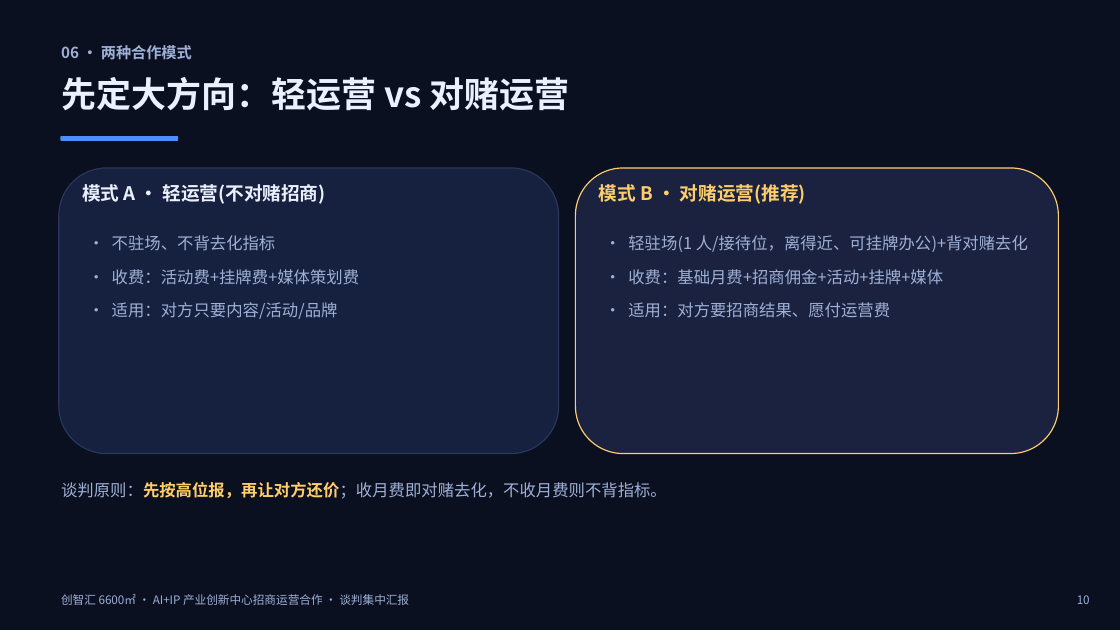
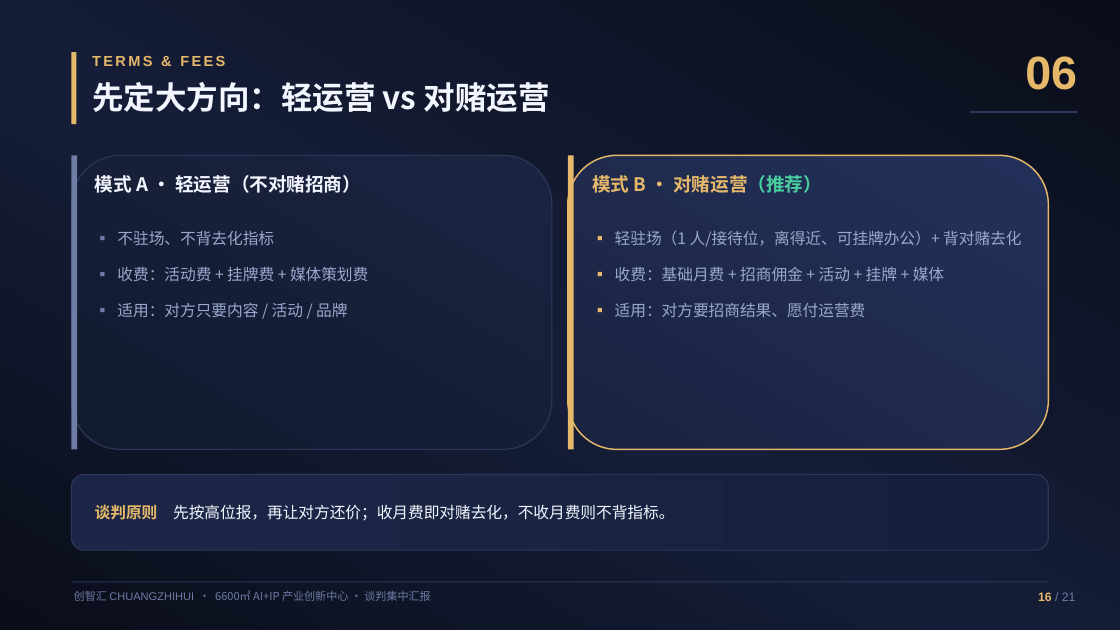
Before and after one commit to hujigang2010-maker/AIDEN, a slide deck: slide 16 of proposal/chuangzhihui-6600-proposal.pptx (slide 10 before the commit). Drawn at 1120x630 pixels with LibreOffice and Linux fonts; fonts in the diff are those of the drawing. Boxes give left, top, right and bottom in pixels: in the first picture for what was removed or moved away, otherwise in the second. Text is boxed around its words. In the diff, an @@ line names an element or a change of style, - is before the commit and + after.

```diff
--- a/proposal/chuangzhihui-6600-proposal.pptx
+++ b/proposal/chuangzhihui-6600-proposal.pptx
@@ rectangle at [0, 0, 1120, 630]: fill #0B1020 to gradient #0A0E1A to #151D38 @@
@@ text removed at [61, 45, 192, 60] @@
-06 · 两种合作模式
@@ rectangle added at [71, 52, 76, 124], fill #E6B86A @@
@@ text added at [92, 56, 225, 66], 12.5 pt, text #E6B86A, bold @@
+TERMS & FEES
@@ text added at [1025, 56, 1077, 90], 40 pt, text #E6B86A, bold @@
+06
@@ text "先定大方向：轻运营 vs 对赌运营": place and size @@
-text "先定大方向：轻运营 vs 对赌运营" at [61, 77, 569, 111]
+text "先定大方向：轻运营 vs 对赌运营" at [92, 82, 550, 112]
@@ text "先定大方向：轻运营 vs 对赌运营" at [92, 82, 550, 112]: size 30 to 27 pt, text colour #EAF0FF to #F3F6FF @@
@@ rectangle added at [970, 111, 1078, 113], fill #2C3759 @@
@@ rounded rectangle removed at [60, 136, 178, 141] @@
@@ rounded rectangle: place and size @@
-rounded rectangle at [59, 168, 559, 454]
+rounded rectangle at [71, 155, 552, 450]
@@ rounded rectangle at [71, 155, 552, 450]: fill #16213F to gradient #1A2340 to #121A30; outline #2A375A 1 pt to #2C3759 1 pt @@
@@ rectangle added at [71, 155, 77, 450], fill #6E7CA6 @@
@@ text at [95, 175, 361, 193]: text changed; text colour #EAF0FF to #F3F6FF @@
-模式 A · 轻运营(不对赌招商)
+模式 A · 轻运营（不对赌招商）
@@ rounded rectangle: place and size @@
-rounded rectangle at [576, 168, 1059, 454]
+rounded rectangle at [568, 155, 1049, 450]
@@ rounded rectangle at [568, 155, 1049, 450]: fill #1A2240 to gradient #23315A to #1A2340; outline #FFCE6B 1 pt to #E6B86A 1.25 pt @@
@@ rectangle added at [568, 155, 574, 450], fill #E6B86A @@
@@ text at [592, 175, 822, 193]: text changed; text colour #FFCE6B to #E6B86A @@
-模式 B · 对赌运营(推荐)
+模式 B · 对赌运营（推荐）
@@ text at [117, 231, 368, 317]: text changed; size 14 to 13.5 pt; text colour #9FB0D6 to #9AA8CC @@
-• 不驻场、不背去化指标
-• 收费：活动费+挂牌费+媒体策划费
-• 适用：对方只要内容/活动/品牌
+▪ 不驻场、不背去化指标
+▪ 收费：活动费 + 挂牌费 + 媒体策划费
+▪ 适用：对方只要内容 / 活动 / 品牌
@@ text at [615, 231, 1021, 317]: text changed; size 14 to 13.5 pt; text colour #9FB0D6 to #9AA8CC @@
-• 轻驻场(1 人/接待位，离得近、可挂牌办公)+背对赌去化
-• 收费：基础月费+招商佣金+活动+挂牌+媒体
-• 适用：对方要招商结果、愿付运营费
+▪ 轻驻场（1 人/接待位，离得近、可挂牌办公）+ 背对赌去化
+▪ 收费：基础月费 + 招商佣金 + 活动 + 挂牌 + 媒体
+▪ 适用：对方要招商结果、愿付运营费
@@ rounded rectangle added at [71, 475, 1049, 550], fill gradient #1C2748 to #16203C, outline #2C3759 1 pt @@
@@ text "谈判原则 先按高位报，再让对方还价；收月费即对赌去化，不收月费则不背指标。" at [95, 504, 674, 521]: vertical alignment top to middle @@
@@ text at [95, 504, 674, 521]: text changed; size 14 to 13.5 pt; text colour #9FB0D6 to #F3F6FF @@
-谈判原则：先按高位报，再让对方还价；收月费即对赌去化，不收月费则不背指标。
+谈判原则 先按高位报，再让对方还价；收月费即对赌去化，不收月费则不背指标。
@@ rectangle added at [71, 581, 1049, 582], fill #2C3759 @@
@@ text at [74, 590, 430, 601]: text changed; size 10 to 9.5 pt; text colour #9FB0D6 to #6E7CA6 @@
-创智汇 6600㎡ · AI+IP 产业创新中心招商运营合作 · 谈判集中汇报
+创智汇 CHUANGZHIHUI · 6600㎡ AI+IP 产业创新中心 · 谈判集中汇报
@@ text added at [1038, 592, 1076, 601], 10.5 pt, text #6E7CA6 @@
+16 / 21
@@ text removed at [1077, 595, 1090, 604] @@
-10
```
Also in this commit, not shown: 13 other slides changed, 7 slides added, 2 other files.
